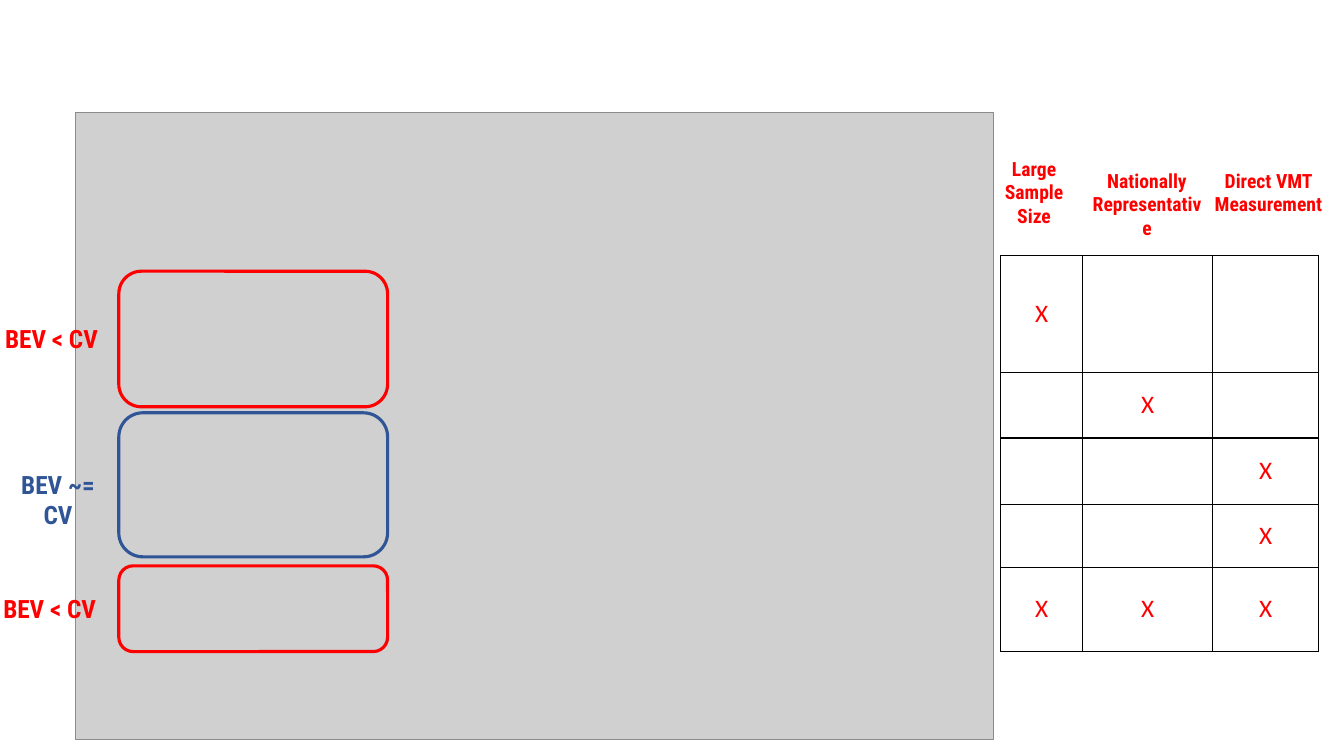
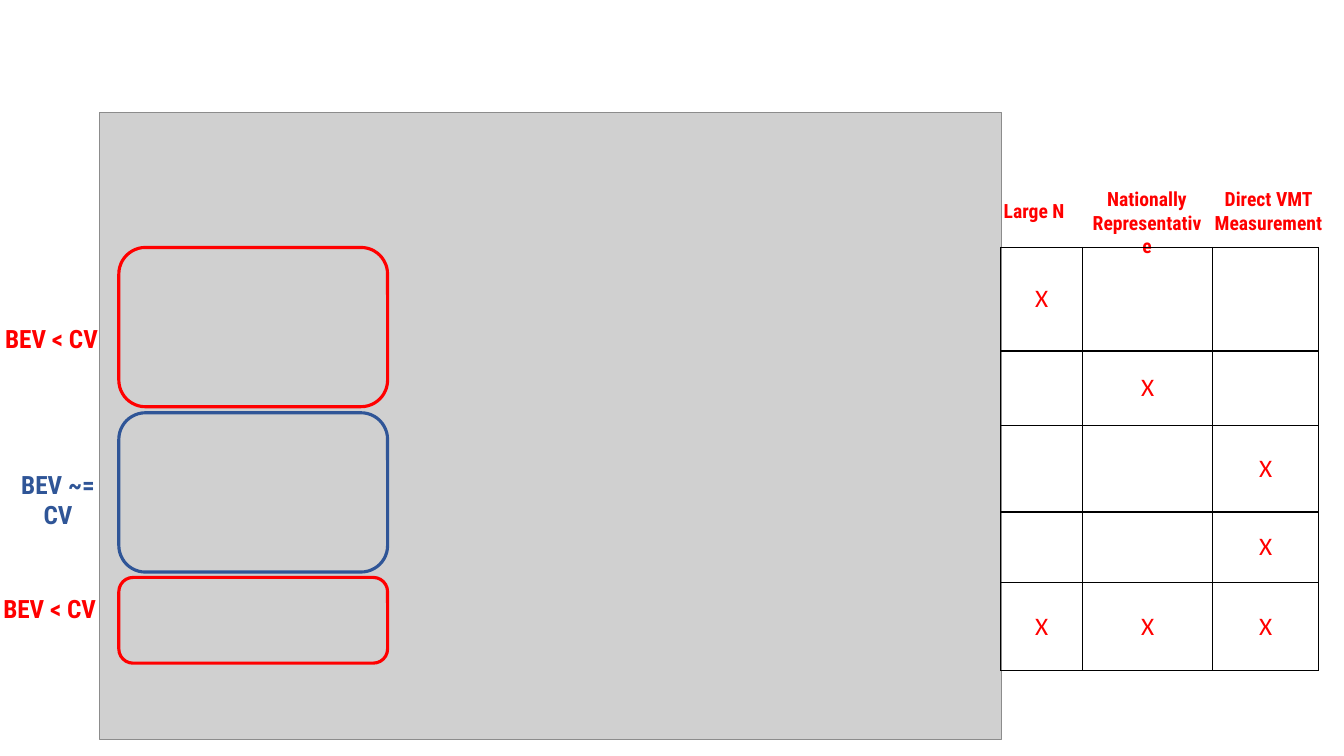
Before and after one commit to jhelvy/slides, a slide deck: slide 3 of 2023-isa-conf/images/figs.pptx. Drawn at 1344x756 pixels with LibreOffice and Linux fonts; fonts in the diff are those of the drawing; grey boxes stand for pictures. Boxes give left, top, right and bottom in pixels: in the first picture for what was removed or moved away, otherwise in the second. Text is boxed around its words. In the diff, an @@ line names an element or a change of style, - is before the commit and + after.

```diff
--- a/2023-isa-conf/images/figs.pptx
+++ b/2023-isa-conf/images/figs.pptx
@@ picture: place and size @@
-picture at [76, 112, 993, 739]
+picture at [100, 112, 1002, 739]
@@ text at [1004, 204, 1064, 222]: text changed @@
-Large Sample Size
+Large N
@@ text "Nationally": place and size @@
-text "Nationally" at [1107, 173, 1186, 192]
+text "Nationally" at [1107, 191, 1186, 210]
@@ text "Direct VMT Measurement": place and size @@
-text "Direct VMT Measurement" at [1215, 173, 1322, 212]
+text "Direct VMT Measurement" at [1215, 191, 1322, 231]
@@ rounded rectangle: place and size @@
-rounded rectangle at [119, 271, 388, 407]
+rounded rectangle at [119, 248, 388, 407]
@@ table: place and size @@
-table at [1001, 256, 1319, 652]
+table at [1001, 248, 1319, 670]
@@ rounded rectangle: place and size @@
-rounded rectangle at [119, 413, 388, 558]
+rounded rectangle at [119, 413, 388, 573]
@@ rounded rectangle: place and size @@
-rounded rectangle at [119, 566, 388, 651]
+rounded rectangle at [119, 578, 388, 663]
```
Also in this commit, not shown: 1 other slide changed, 1 slide added, 1 slide removed, 14 other files.
